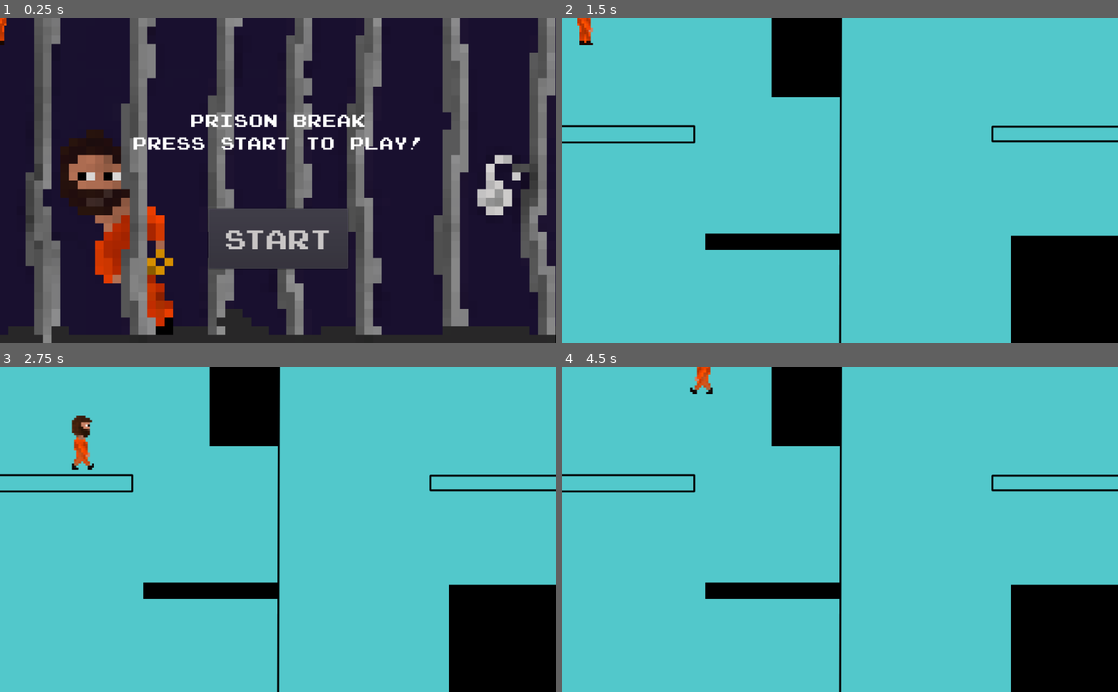
Above: before the commit, frames 1-4 (two rows, left to right).
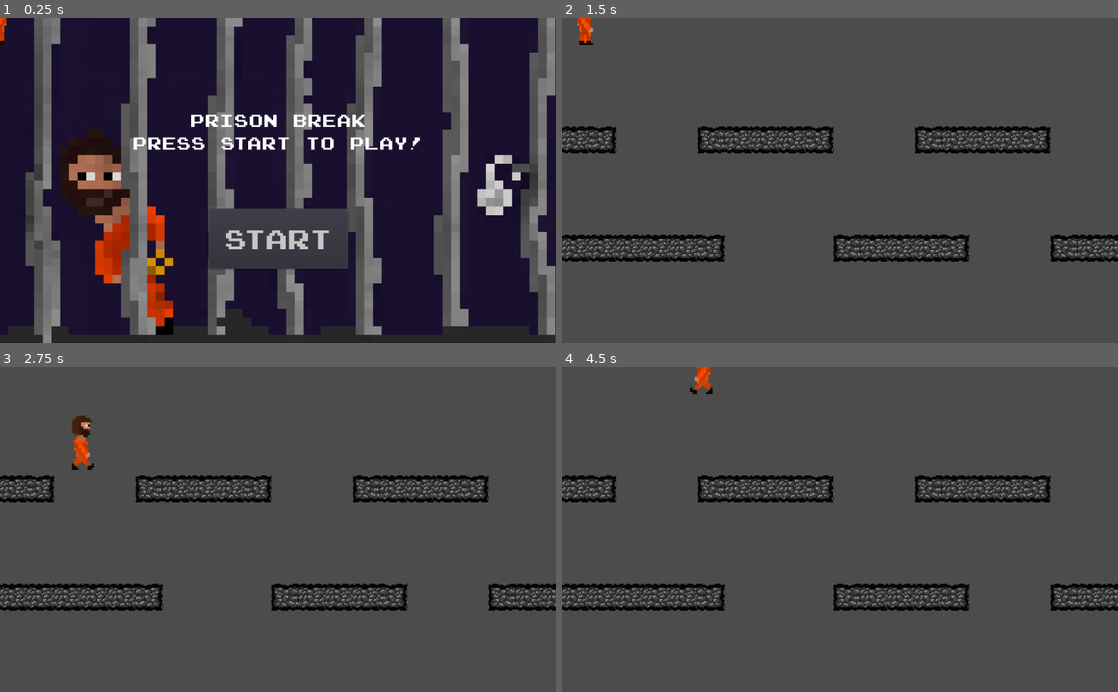
Above: after the commit, the same moments.

Repository: SanPug1/Prison-Break-Game
Game: Godot game, scene res://Everything.tscn
Two runs of this game, one before a commit and one after it. Both use one fixed random seed, a clock stepped at 60 frames per second and the inputs below. Sound files missing from this copy of the repository are replaced by a short silence.
Inputs (mouse positions are in pixels of both pictures, inside the frame that each line leads up to):
- Up to frame 1 (0.25 s): no input
- Up to frame 2 (1.5 s): click "Start" at 0.5 s; tap Enter at 1.25 s; move the mouse to (962, 164) at 1.27 s; hold Right (player_right) from 1.28 s (still down); click (962, 164) at 1.35 s
- Up to frame 3 (2.75 s): tap Z (player_jump) at 1.52, 2.27 s; move the mouse to (166, 545) at 2.02 s; release Right (player_right) at 2.03 s; hold Down (ui_down) from 2.03 s (still down); click (166, 545) at 2.1 s
- Up to frame 4 (4.5 s): move the mouse to (895, 458) at 2.77 s; release Down (ui_down) at 2.78 s; hold Right (player_right) 2.78-3.53 s; click (895, 458) at 2.85 s; move the mouse to (812, 594) at 3.52 s; hold Up (ui_up) 3.53-4.28 s; click (812, 594) at 3.6 s; tap Z (player_jump) at 3.77 s; move the mouse to (1006, 578) at 4.27 s; hold Left (player_left) from 4.28 s (still down); click (1006, 578) at 4.35 s

The runs differ from the first frame. In frame 1, less than 0.1% of the frame differs, in the area x 99-100%, y 97-100%; in frame 2, 99%; in frame 3, 99%; in frame 4, 99%, in the area x 0-100%, y 0-100%.

Commit message:
one tilemap working

Diff:
--- a/Levels/Levels.tscn
+++ b/Levels/Levels.tscn
@@ -13,7 +13,10 @@
 
 [node name="Levels" type="Node"]
 
+[node name="Puzzle 10" parent="." instance=ExtResource( 4 )]
+
 [node name="Puzzle 1" parent="." instance=ExtResource( 1 )]
+visible = false
 
 [node name="Puzzle 2" parent="." instance=ExtResource( 9 )]
 
@@ -30,5 +33,3 @@
 [node name="Puzzle 8" parent="." instance=ExtResource( 2 )]
 
 [node name="Puzzle 9" parent="." instance=ExtResource( 3 )]
-
-[node name="Puzzle 10" parent="." instance=ExtResource( 4 )]
--- a/Levels/Puzzle 10.tscn
+++ b/Levels/Puzzle 10.tscn
@@ -1,3 +1,71 @@
-[gd_scene format=2]
+[gd_scene load_steps=5 format=2]
+
+[ext_resource path="res://Art/path.png" type="Texture" id=1]
+[ext_resource path="res://Art/pathleftendpiece.png" type="Texture" id=2]
+[ext_resource path="res://Art/pathrightendpiece.png" type="Texture" id=3]
+
+[sub_resource type="TileSet" id=1]
+0/name = "path.png 0"
+0/texture = ExtResource( 1 )
+0/tex_offset = Vector2( 0, 0 )
+0/modulate = Color( 1, 1, 1, 1 )
+0/region = Rect2( 0, 0, 50, 50 )
+0/tile_mode = 0
+0/occluder_offset = Vector2( 0, 0 )
+0/navigation_offset = Vector2( 0, 0 )
+0/shape_offset = Vector2( 0, 0 )
+0/shape_transform = Transform2D( 1, 0, 0, 1, 0, 0 )
+0/shape_one_way = false
+0/shape_one_way_margin = 0.0
+0/shapes = [  ]
+0/z_index = 0
+1/name = "path.png 1"
+1/texture = ExtResource( 1 )
+1/tex_offset = Vector2( 0, 0 )
+1/modulate = Color( 1, 1, 1, 1 )
+1/region = Rect2( 0, 0, 50, 50 )
+1/tile_mode = 0
+1/occluder_offset = Vector2( 0, 0 )
+1/navigation_offset = Vector2( 0, 0 )
+1/shape_offset = Vector2( 0, 0 )
+1/shape_transform = Transform2D( 1, 0, 0, 1, 0, 0 )
+1/shape_one_way = false
+1/shape_one_way_margin = 0.0
+1/shapes = [  ]
+1/z_index = 0
+2/name = "pathleftendpiece.png 2"
+2/texture = ExtResource( 2 )
+2/tex_offset = Vector2( 0, 0 )
+2/modulate = Color( 1, 1, 1, 1 )
+2/region = Rect2( 0, 0, 50, 50 )
+2/tile_mode = 0
+2/occluder_offset = Vector2( 0, 0 )
+2/navigation_offset = Vector2( 0, 0 )
+2/shape_offset = Vector2( 0, 0 )
+2/shape_transform = Transform2D( 1, 0, 0, 1, 0, 0 )
+2/shape_one_way = false
+2/shape_one_way_margin = 0.0
+2/shapes = [  ]
+2/z_index = 0
+3/name = "pathrightendpiece.png 3"
+3/texture = ExtResource( 3 )
+3/tex_offset = Vector2( 0, 0 )
+3/modulate = Color( 1, 1, 1, 1 )
+3/region = Rect2( 0, 0, 50, 50 )
+3/tile_mode = 0
+3/occluder_offset = Vector2( 0, 0 )
+3/navigation_offset = Vector2( 0, 0 )
+3/shape_offset = Vector2( 0, 0 )
+3/shape_transform = Transform2D( 1, 0, 0, 1, 0, 0 )
+3/shape_one_way = false
+3/shape_one_way_margin = 0.0
+3/shapes = [  ]
+3/z_index = 0
 
 [node name="Puzzle 10" type="Node"]
+
+[node name="TileMap" type="TileMap" parent="."]
+tile_set = SubResource( 1 )
+cell_size = Vector2( 50, 50 )
+format = 1
+tile_data = PoolIntArray( 262144, 1, 0, 262145, 3, 0, 262149, 2, 0, 262150, 1, 0, 262151, 1, 0, 262152, 1, 0, 262153, 3, 0, 262157, 2, 0, 262158, 1, 0, 262159, 1, 0, 262160, 1, 0, 262161, 3, 0, 524288, 1, 0, 524289, 1, 0, 524290, 1, 0, 524291, 1, 0, 524292, 1, 0, 524293, 3, 0, 524298, 2, 0, 524299, 1, 0, 524300, 1, 0, 524301, 1, 0, 524302, 3, 0, 524306, 2, 0, 524307, 1, 0, 524308, 1, 0 )
Binary file added: Art/path.png
Not shown, added: Art/path.png.import
Binary file added: Art/pathleftendpiece.png
Not shown, added: Art/pathleftendpiece.png.import
Binary file added: Art/pathrightendpiece.png
Not shown, added: Art/pathrightendpiece.png.import
